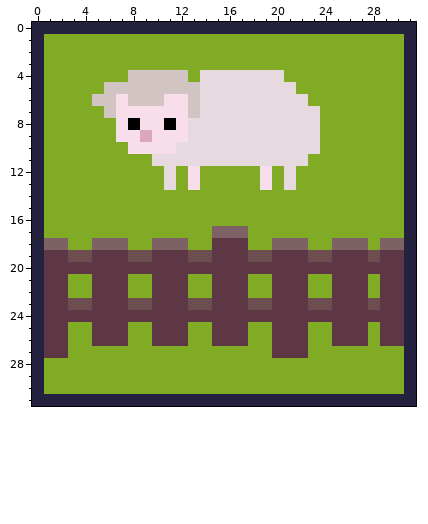
Edited in one commit: pixel-art file (Assets/Sprites/shop-icon-sheep-farm.aseprite). That is the earlier state.
32x32 pixels, 1 frame. Colours within 5 levels of each other are drawn and written as one.
And afterwards:
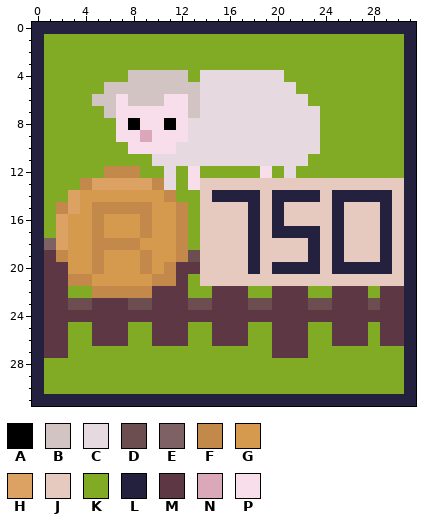
Palette (. is transparent): A #000000  B #d1c4c2  C #e6dae0  D #6c4d50  E #7d6164  F #c2894b  G #d69a4e  H #dca264  J #e6cabf  K #81ab25  L #23213d  M #5d3744  N #dba8ba  P #f7deea
The exact change:
@@ x 0..31 @@
 11 LKKKKKKKKKCCCCCCCCCCCCCKKKKKKKKL
-12 LKKKKKKKKKKCKPKKKKKPKCKKKKKKKKKL
-13 LKKKKKKKKKKCKPKKKKKPKCKKKKKKKKKL
-14 LKKKKKKKKKKKKKKKKKKKKKKKKKKKKKKL
-15 LKKKKKKKKKKKKKKKKKKKKKKKKKKKKKKL
-16 LKKKKKKKKKKKKKKKKKKKKKKKKKKKKKKL
-17 LKKKKKKKKKKKKKKEEEKKKKKKKKKKKKKL
-18 LEEKKEEEKKEEEKKMMMKKEEEKKEEEKEEL
-19 LMMDDMMMDDMMMDDMMMDDMMMDDMMMDMML
-20 LMMMMMMMMMMMMMMMMMMMMMMMMMMMMMML
-21 LMMKKMMMKKMMMKKMMMKKMMMKKMMMKMML
-22 LMMKKMMMKKMMMKKMMMKKMMMKKMMMKMML
+12 LKKKKKFFFKKCKPKKKKKPKCKKKKKKKKKL
+13 LKKKFHHHHHFCKPJJJJJJJJJJJJJJJJJL
+14 LKKHGGGGGGGFKKJLLLLJLLLLJLLLLLJL
+15 LKFHGFFFFFGGFKJJJJLJLJJJJLJJJLJL
+16 LKHGGFGGGFGGFKJJJJLJLJJJJLJJJLJL
+17 LKHGGFGGGFGGFKJJJJLJLLLLJLJJJLJL
+18 LEHGGFFFFGGGFKJJJJLJJJJLJLJJJLJL
+19 LMFGGFGGGFGGFDJJJJLJJJJLJLJJJLJL
+20 LMMGGFGGGFGFMMJJJJLJLLLLJLLLLLJL
+21 LMMFFGGGGGFFMKJJJJJJJJJJJJJJJJJL
+22 LMMKKFFFFFMMMKKMMMKKMMMKKMMMKMML
 23 LMMDDMMMDDMMMDDMMMDDMMMDDMMMDMML
Changed places in both pictures, as pixel boxes (x1, y1, x2, y2):
changed: (56, 166, 404, 298)
